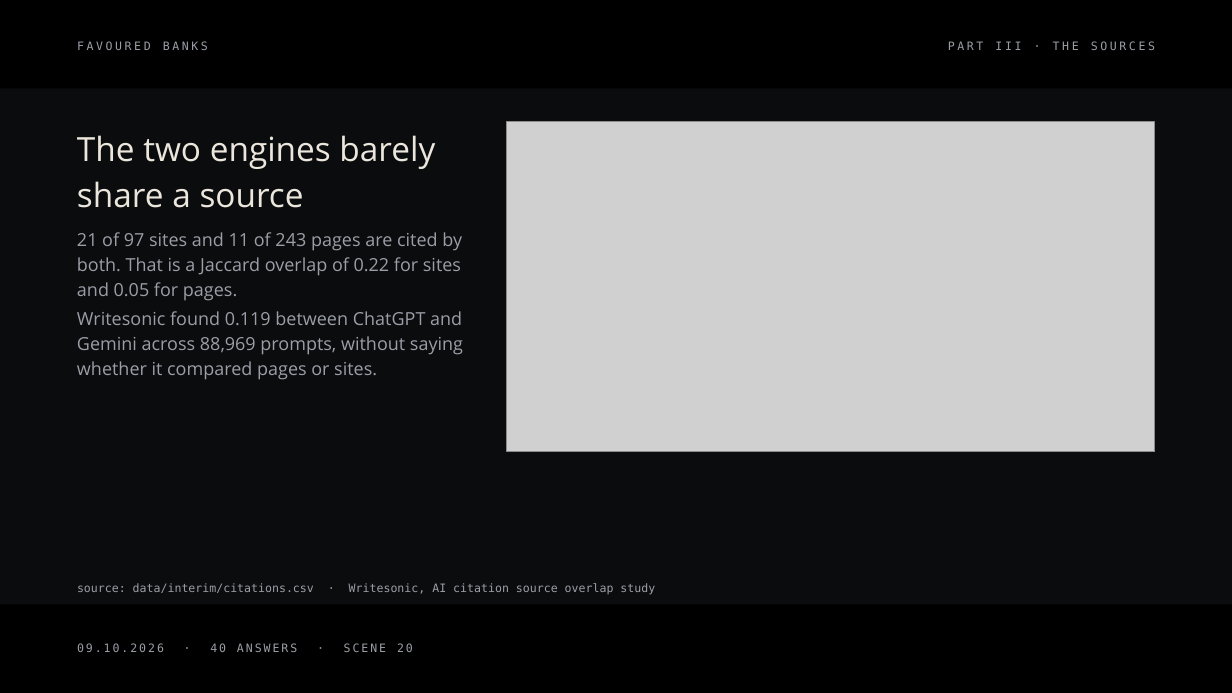
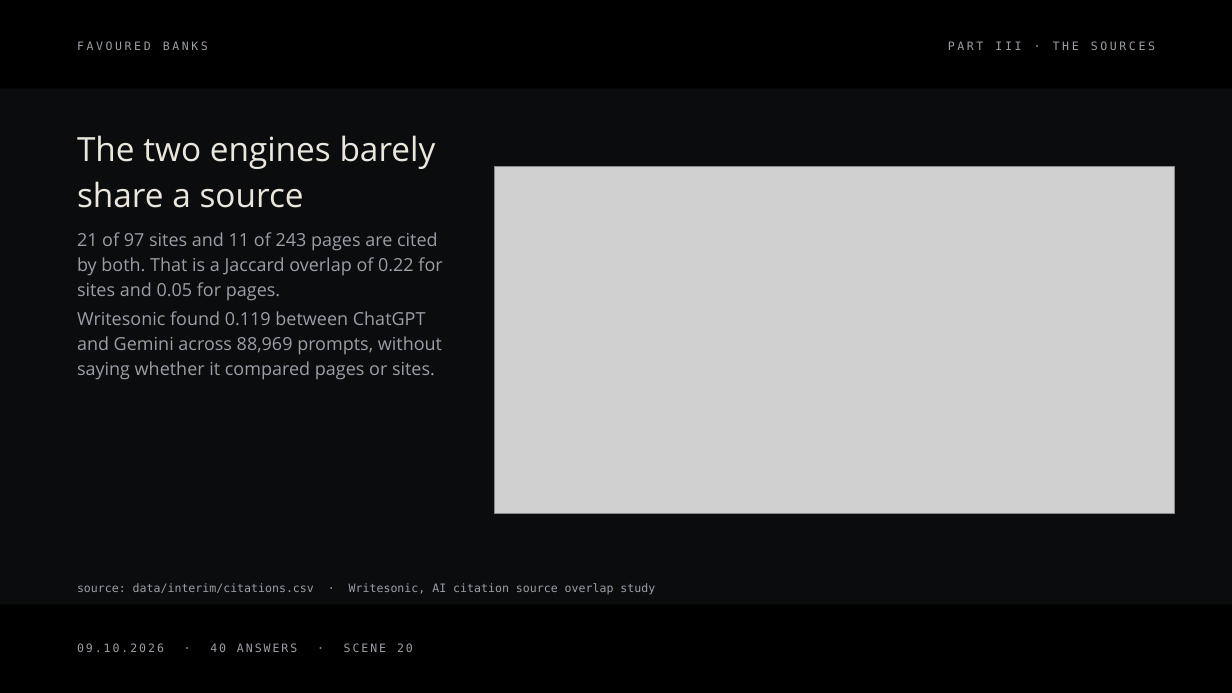
Before and after one commit to rgmwnn/geo-bank-visibility, a slide deck: slide 20 of deck/out/favoured-banks.pptx. Drawn at 1232x693 pixels with LibreOffice and Linux fonts; fonts in the diff are those of the drawing; grey boxes stand for pictures. Boxes give left, top, right and bottom in pixels: in the first picture for what was removed or moved away, otherwise in the second. Text is boxed around its words. In the diff, an @@ line names an element or a change of style, - is before the commit and + after.

```diff
--- a/deck/out/favoured-banks.pptx
+++ b/deck/out/favoured-banks.pptx
@@ picture resized from (x1=507, y1=122, x2=1155, y2=452) to (x1=494, y1=167, x2=1175, y2=514) @@
@@ text "21 of 97 sites and ..." rewrapped from (x1=77, y1=232, x2=462, y2=301) to (x1=77, y1=232, x2=442, y2=301) @@
@@ text "Writesonic found 0.119 between ChatGPT ..." rewrapped from (x1=77, y1=311, x2=463, y2=380) to (x1=77, y1=311, x2=442, y2=380) @@
```
Also in this commit, not shown: 24 other slides changed, 8 other files.
